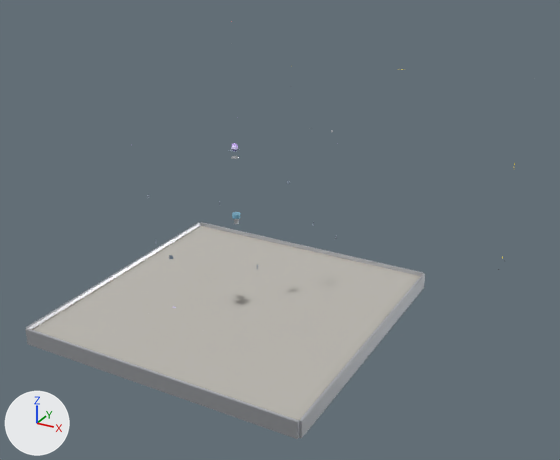
The glTF model public/models/operations-center.glb: old version first, new version second.
Both versions are drawn from a 50 mm camera at (12.5, -19.78, 13.26) aimed at (1.37, 0.45, 3.14). Arrows for +X, +Y and +Z are at lower left; the lights stay in place. The first picture is the older version. Where no turn or scale is listed for an object, it has been applied to the vertices.

The scene before the commit, as lines of its bpy script (objects in view):
```python
me_oc_fence_e = bpy.data.meshes.new('OC_Fence_E')
me_oc_fence_e.from_pydata(...)  # a box spanning x -0.04..0.04, y -4.88..4.88, z -0.28..0.28
me_oc_fence_e.materials.append(mat_oc_metal)  # light grey #d7dadf
me_oc_fence_n = bpy.data.meshes.new('OC_Fence_N')
me_oc_fence_n.from_pydata(...)  # a box spanning x -4.88..4.88, y -0.04..0.04, z -0.28..0.28
me_oc_fence_n.materials.append(mat_oc_metal)  # light grey #d7dadf
me_oc_fence_s = bpy.data.meshes.new('OC_Fence_S')
me_oc_fence_s.from_pydata(...)  # a box spanning x -4.88..4.88, y -0.04..0.04, z -0.28..0.28
me_oc_fence_s.materials.append(mat_oc_metal)  # light grey #d7dadf
me_oc_fence_w = bpy.data.meshes.new('OC_Fence_W')
me_oc_fence_w.from_pydata(...)  # a box spanning x -0.04..0.04, y -4.88..4.88, z -0.28..0.28
me_oc_fence_w.materials.append(mat_oc_metal)  # light grey #d7dadf
me_oc_pad = bpy.data.meshes.new('OC_Pad')
me_oc_pad.from_pydata(...)  # a box spanning x -4.88..4.88, y -4.88..4.88, z -0.16..0.16
me_oc_pad.materials.append(mat_oc_concrete)  # grey #bcb8b1
ob_oc_fence_e = bpy.data.objects.new('OC_Fence_E', me_oc_fence_e)
ob_oc_fence_e.location = (4.92, 0.0, 0.18)
ob_oc_fence_n = bpy.data.objects.new('OC_Fence_N', me_oc_fence_n)
ob_oc_fence_n.location = (0.0, 4.92, 0.18)
ob_oc_fence_s = bpy.data.objects.new('OC_Fence_S', me_oc_fence_s)
ob_oc_fence_s.location = (0.0, -4.92, 0.18)
ob_oc_fence_w = bpy.data.objects.new('OC_Fence_W', me_oc_fence_w)
ob_oc_fence_w.location = (-4.92, 0.0, 0.18)
ob_oc_pad = bpy.data.objects.new('OC_Pad', me_oc_pad)
ob_oc_pad.location = (0.0, 0.0, 0.16)
```
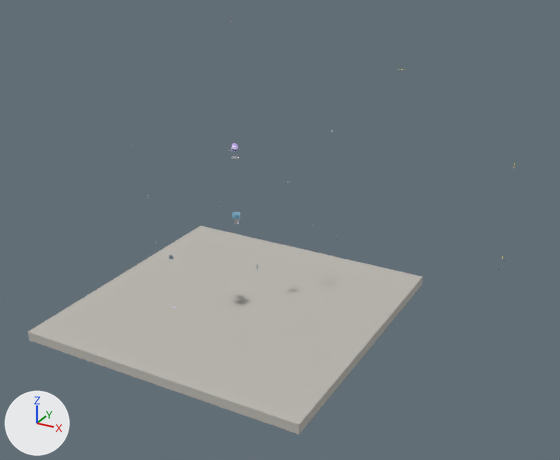
What the commit changed:
Object 'OC_Fence_N' (ob_oc_fence_n) is deleted.
Object 'OC_Fence_S' (ob_oc_fence_s) is deleted.
Object 'OC_Fence_E' (ob_oc_fence_e) is deleted.
Object 'OC_Fence_W' (ob_oc_fence_w) is deleted.

Location of each change, (x1, y1, x2, y2) in pixels of the pictures (560 x 460 px):
'OC_Fence_S', deleted: before (25, 328, 299, 439)
'OC_Fence_E', deleted: before (299, 274, 425, 438)
'OC_Fence_N', deleted: before (200, 222, 424, 276)
'OC_Fence_W', deleted: before (26, 222, 200, 330)
